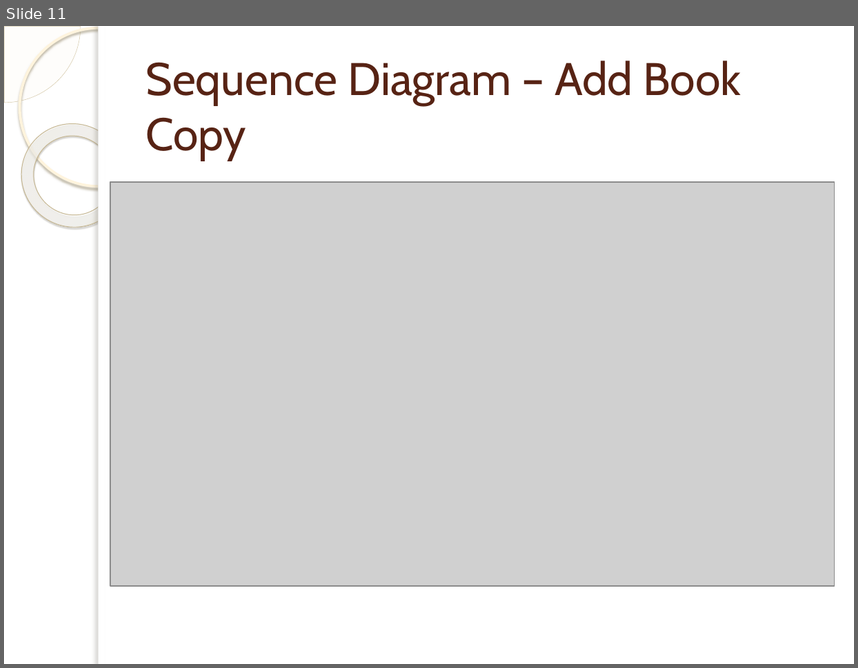
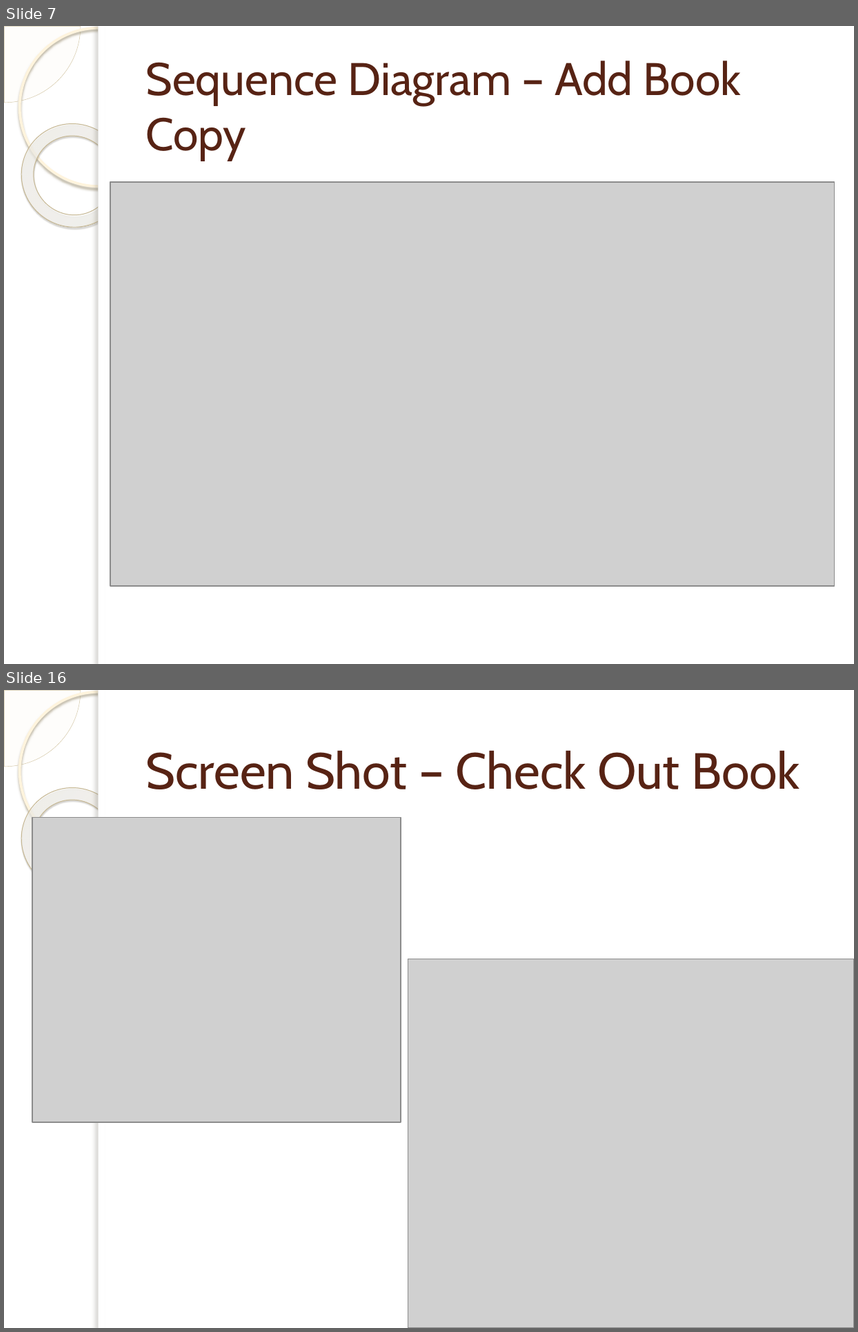
Before and after one commit to memiwo/library-management, a slide deck: docs/Library Management System.pptx. Shown one above the other, each under a label of ours: slide 11 before the commit, slides 7 and 16 after it; the slides between them are not shown. The pictures are 858x668 and 858x1332 pixels, drawn with LibreOffice and Linux fonts; fonts in the diff are those of the drawing; grey boxes stand for pictures; background and template pictures are left out. Boxes give left, top, right and bottom in pixels: in the first picture for what was removed or moved away, otherwise in the second. Text is boxed around its words. In the diff, an @@ line names an element or a change of style, - is before the commit and + after.

```diff
--- a/docs/Library Management System.pptx
+++ b/docs/Library Management System.pptx
@@ slide 16 added at (x1=4, y1=690, x2=854, y2=1328), background picture (left out); not listed: 5 template elements that a slide beside it also shows @@
@@ title added at (x1=146, y1=750, x2=800, y2=789), 43 pt, text #572314 @@
+Screen Shot – Check Out Book
@@ picture added at (x1=32, y1=818, x2=400, y2=1122) @@
@@ picture added at (x1=408, y1=958, x2=854, y2=1328) @@
@@ what was slide 11 is now slide 7 @@
```
Also in this commit, not shown: 6 slides changed, 3 other slides added, 8 other files.
